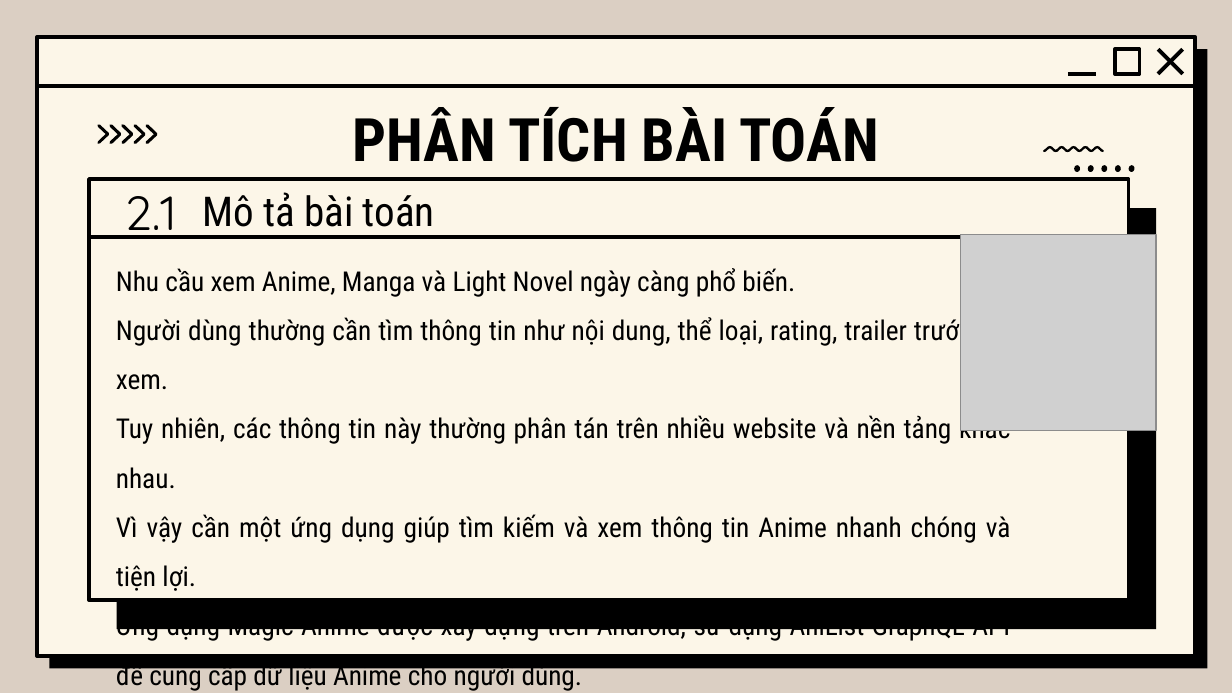
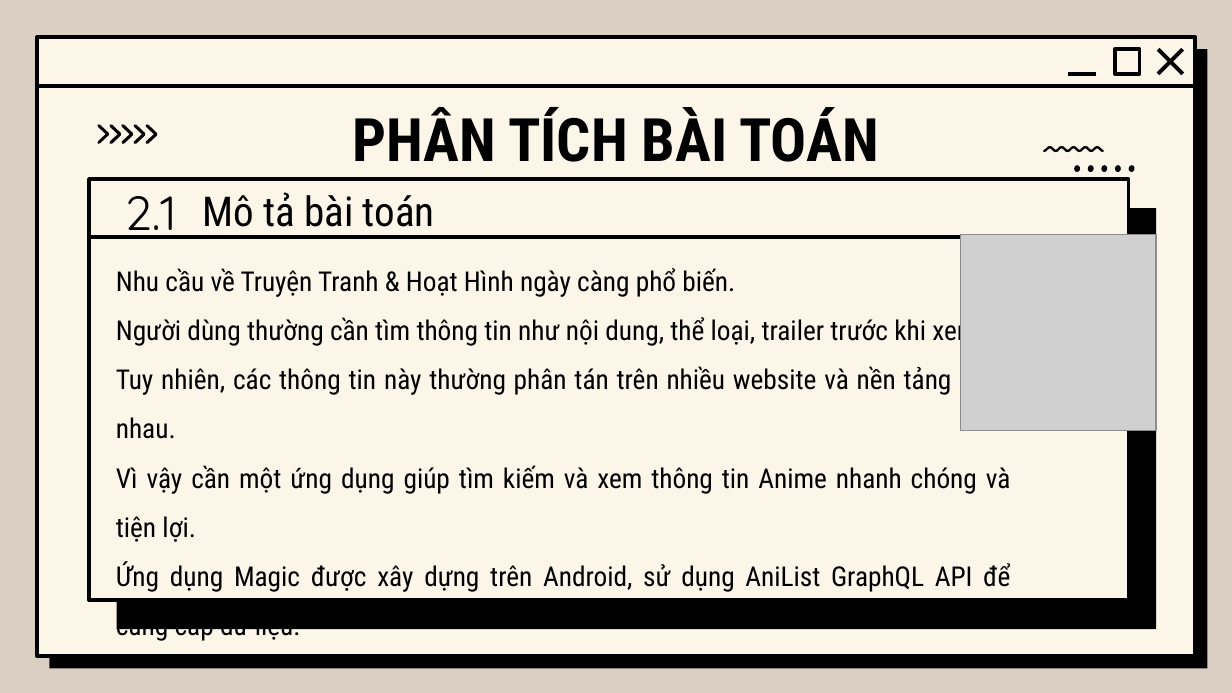
Before and after one commit to Manhwa-Academy/trailer, a slide deck: slide 11 of baocao/báo cáo.pptx. Drawn at 1232x693 pixels with LibreOffice and Linux fonts; fonts in the diff are those of the drawing; grey boxes stand for pictures; background and template pictures are left out. Boxes give left, top, right and bottom in pixels: in the first picture for what was removed or moved away, otherwise in the second. Text is boxed around its words. In the diff, an @@ line names an element or a change of style, - is before the commit and + after.

```diff
--- a/baocao/báo cáo.pptx
+++ b/baocao/báo cáo.pptx
@@ text at (x1=116, y1=268, x2=984, y2=347): text changed @@
-Nhu cầu xem Anime, Manga và Light Novel ngày càng phổ biến.
-Người dùng thường cần tìm thông tin như nội dung, thể loại, rating, trailer trước khi xem.
+Nhu cầu về Truyện Tranh & Hoạt Hình ngày càng phổ biến.
+Người dùng thường cần tìm thông tin như nội dung, thể loại, trailer trước khi xem.
@@ text at (x1=116, y1=561, x2=1010, y2=592): text changed @@
-Ứng dụng Magic Anime được xây dựng trên Android, sử dụng AniList GraphQL API để cung cấp dữ liệu Anime cho người dùng.
+Ứng dụng Magic được xây dựng trên Android, sử dụng AniList GraphQL API để cung cấp dữ liệu.
```
Also in this commit, not shown: 14 other slides changed.
